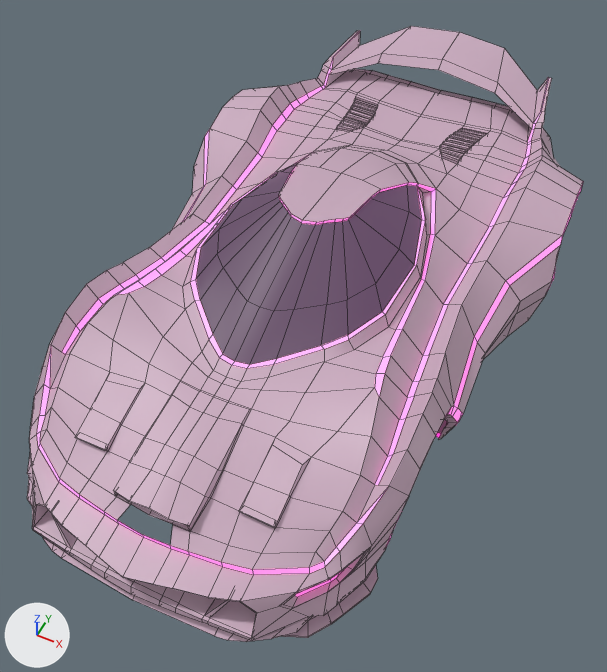
The FBX model Assets/models/car/auto_ready1.fbx: old version first, new version second.
The view is the same before and after, from a camera (50 mm lens) standing at (-2.09, -145.2, 4.6) and looking at (-4.01, -141.35, -0.22). The axes (+X, +Y, +Z) are drawn at lower left. The lights are the same throughout. Mesh edges are drawn as thin lines. Vertices at the same position are counted once.
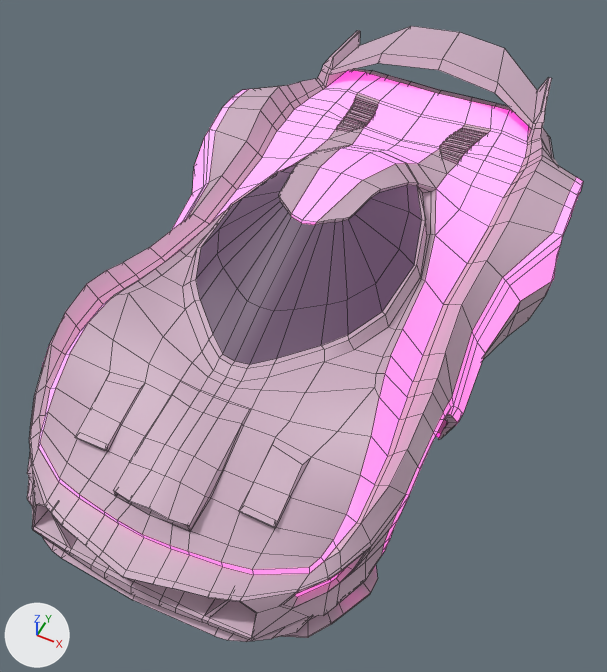
The newer file is also turned or shifted as a whole; pictures and numbers use the older file's frame.

Diff of the bpy script that builds the scene:
```diff
--- a/Assets/models/car/auto_ready1.fbx.py
+++ b/Assets/models/car/auto_ready1.fbx.py
@@ mat_material_002 @@
+mat_material_002 = principled_material('Material.002')
+mat_material_002.base_color = (0.8, 0.8, 0.8)  # white #e7e7e7
+mat_material_002.emission_strength = 1.0
@@ me_plane_050 @@
 # used by ob_plane_050; location = (-4.049, -140.445, 0.101)
 # verts and faces of me_plane_050; kept vertices keep their numbers, new ones are numbered from 1676
 # before: 766 (0.27, -0.68, 0.78) at pixel (349, 217), 767 (0.28, -0.6, 0.77) at pixel (356, 211), 768 (0.24, -0.71, 0.78) at pixel (343, 218), 769 (0.33, -0.27, 0.75) at pixel (380, 189), 770 (0.17, -0.23, 0.75) at pixel (362, 180)
 # before: 771 (0.31, -0.39, 0.77) at pixel (372, 195), 774 (0.2, -0.74, 0.78) at pixel (335, 219), 775 (0.1, -0.83, 0.78) at pixel (316, 222), 776 (0.14, -0.79, 0.78) at pixel (324, 220), 1639 (-0.27, -0.68, 0.78) at pixel (278, 194)
 # before: 1640 (-0.28, -0.6, 0.77) at pixel (282, 188), 1641 (-0.24, -0.71, 0.78) at pixel (280, 198), 1642 (-0.33, -0.27, 0.75) at pixel (297, 163), 1643 (-0.17, -0.23, 0.75) at pixel (319, 167), 1644 (-0.31, -0.39, 0.77) at pixel (291, 170)
 # before: 1648 (0.0, -0.22, 0.75) at pixel (341, 173), 1649 (-0.2, -0.74, 0.78) at pixel (283, 202), 1650 (0.0, -0.85, 0.78) at pixel (302, 220), 1651 (-0.1, -0.83, 0.78) at pixel (291, 213), 1652 (-0.14, -0.79, 0.78) at pixel (288, 209)
-me_plane_050.from_pydata(...)  # 1676 vertices, 1554 faces; spans x -1.6..1.6, y -3.22..2.46, z -0.55..0.78
+me_plane_050.from_pydata(...)  # 1741 vertices, 1622 faces; spans x -1.6..1.6, y -3.22..2.46, z -0.55..0.78
+# me_plane_050 part 1
+# 4 vertices are removed from x -1.17..1.17, y -2.66..-2.38, z -0.08..0.07
+# 78 faces are deleted
+# 6 vertices move from x -1.03..1.03, y -2.63..-2.39, z -0.02..0.12 to x -1.06..1.06, y -2.63..-2.39, z -0.04..0.1
+# 69 vertices are added at x -1.48..1.48, y -3.17..1.99, z -0.47..0.34
+# 100 new faces join them, mat_material_004 (light grey #caabbf)
+# 44 new faces join them, mat_material_003 (light grey #c1c1c1)
+# me_plane_050 part 2
+delete_faces([(766, 767, 771, 769, 770, 1648, 1650, 775, 776, 774, 768), (1639, 1641, 1649, 1652, 1651, 1650, 1648, 1643, 1642, 1644, 1640)])
+faces += [(770, 1648, 1650, 775), (1643, 1651, 1650, 1648)]  # mat_material_003 (light grey #c1c1c1)
+faces += [(766, 767, 771, 769, 770, 775, 776, 774, 768), (1639, 1641, 1649, 1652, 1651, 1643, 1642, 1644, 1640)]  # mat_material_004 (light grey #caabbf)
+# me_plane_050 part 3: 98 faces spanning x -1.17..1.17, y -2.16..2.38, z 0.13..0.78 switch from mat_material_003 (light grey #c1c1c1) to mat_material_004 (light grey #caabbf)
+# me_plane_050 part 4: 106 faces spanning x -1.6..1.6, y -2.68..1.88, z -0.49..0.75 switch from mat_material_004 (light grey #caabbf) to mat_material_003 (light grey #c1c1c1)
 me_plane_050.materials.append(mat_material_005)
+me_plane_050.materials.append(mat_material_002)  # white #e7e7e7
```

What differs and where, as boxes [x1, y1, x2, y2] in the pictures (607 x 672 px):
part 1 of me_plane_050, built on: [29, 85, 583, 601] in both
part 2 of me_plane_050, built on: [279, 164, 381, 222] in both
part 3 of me_plane_050, recoloured: [62, 31, 549, 485] in both
part 4 of me_plane_050, recoloured: [66, 70, 560, 485] in both
